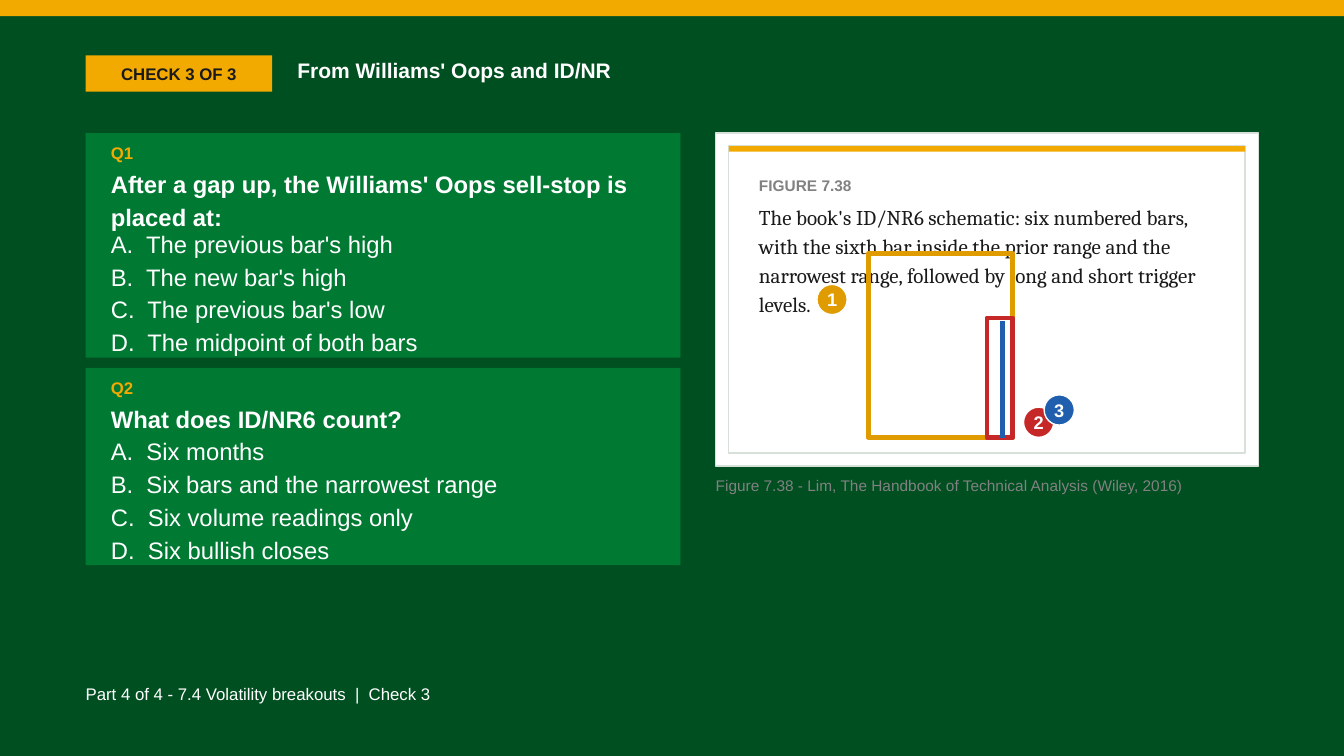
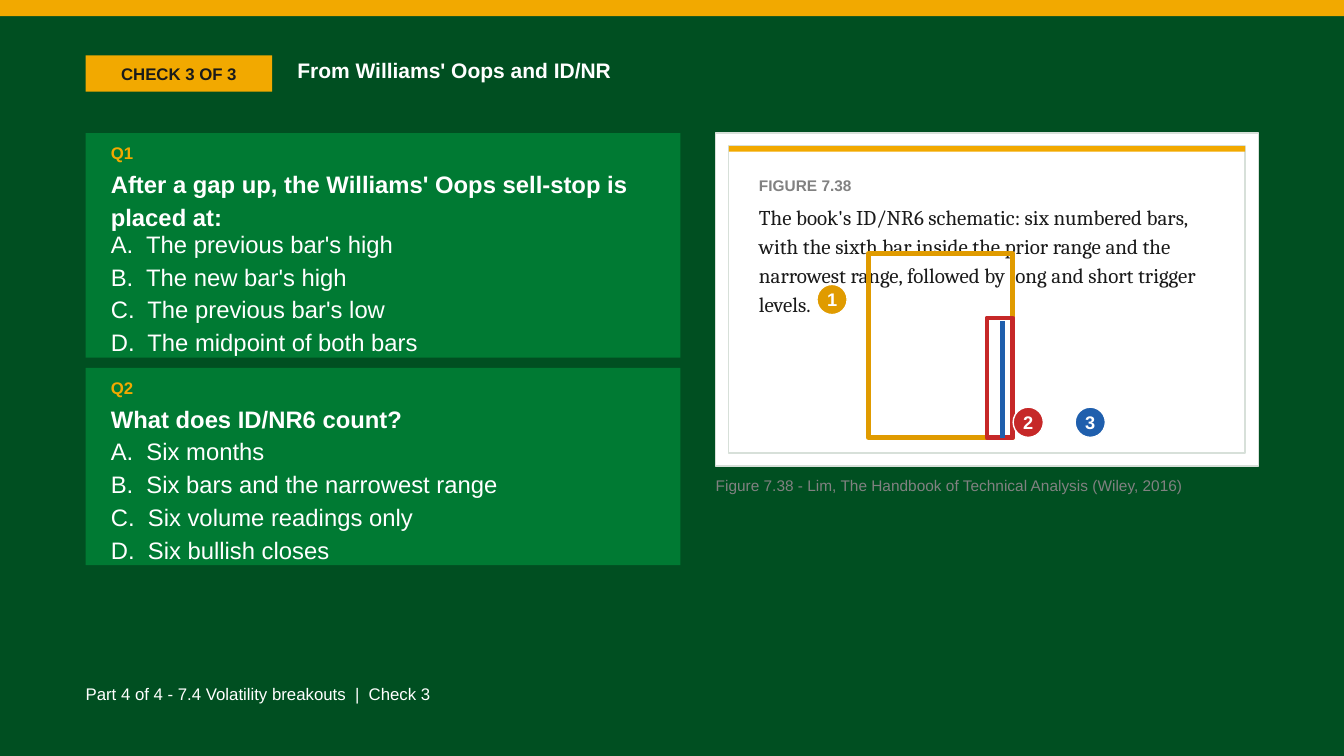
Before and after one commit to benjiesotelo-sudo/Telos_FIN1209, a slide deck: slide 27 of chapter-07/FIN1209-Chapter-07.pptx. Drawn at 1344x756 pixels with LibreOffice and Linux fonts; fonts in the diff are those of the drawing. Boxes give left, top, right and bottom in pixels: in the first picture for what was removed or moved away, otherwise in the second. Text is boxed around its words. In the diff, an @@ line names an element or a change of style, - is before the commit and + after.

```diff
--- a/chapter-07/FIN1209-Chapter-07.pptx
+++ b/chapter-07/FIN1209-Chapter-07.pptx
@@ ellipse "2": place and size @@
-ellipse "2" at (1023,407,1054,438)
+ellipse "2" at (1013,407,1044,438)
@@ ellipse "3": place and size @@
-ellipse "3" at (1045,395,1075,425)
+ellipse "3" at (1076,407,1106,438)
```
Also in this commit, not shown: 4 other slides changed, 1 other file.
